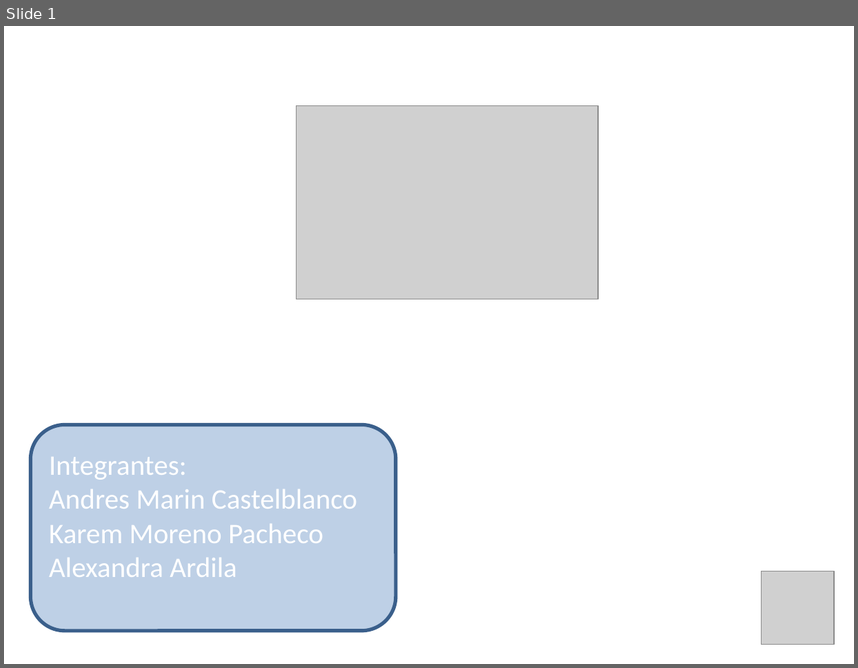
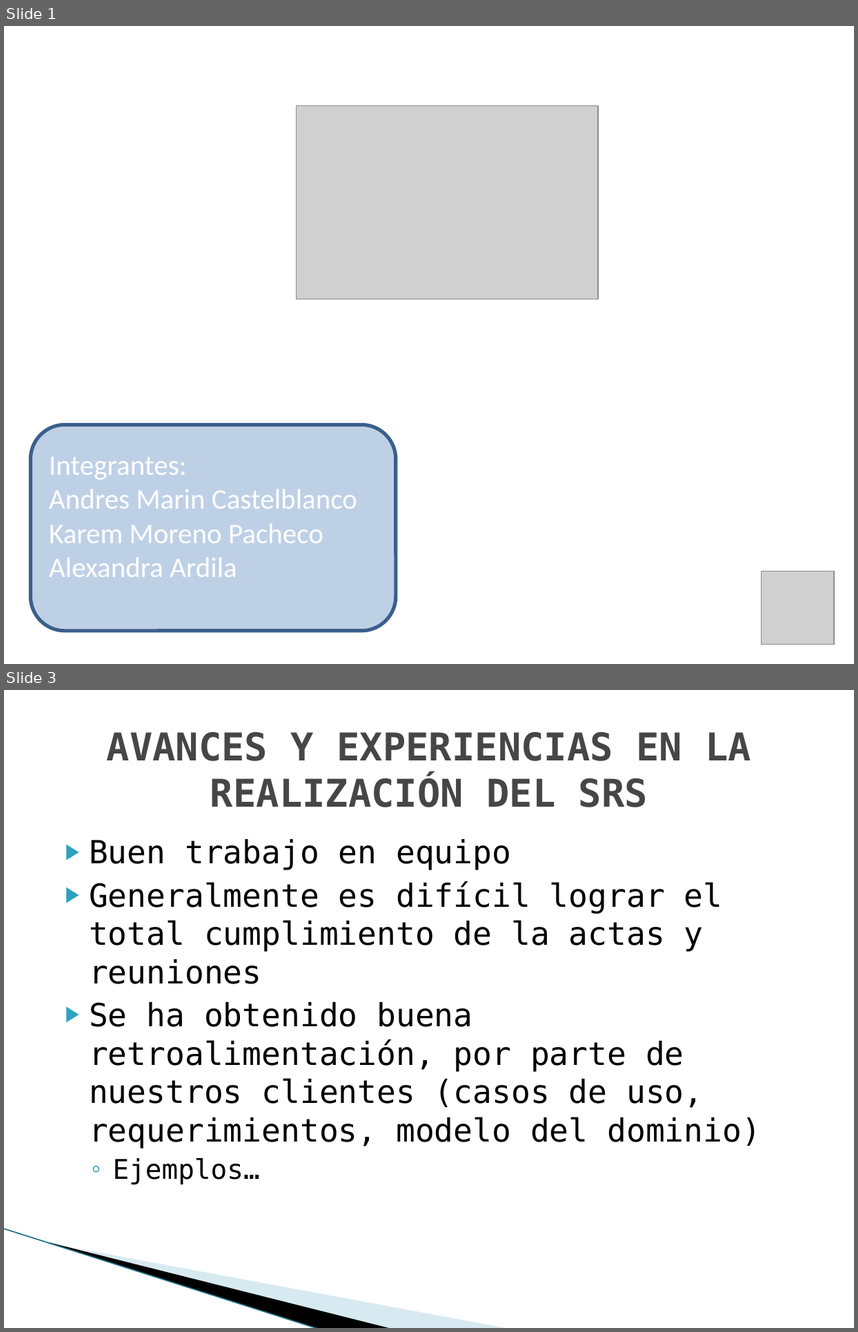
Before and after one commit to gtjemwa/ka2-proyect, a slide deck: Presentación Skysolution entrega 1.pptx. Shown one above the other, each under a label of ours: slide 1 before the commit, slides 1 and 3 after it; the slides between them are not shown. The pictures are 858x668 and 858x1332 pixels, drawn with LibreOffice and Linux fonts; fonts in the diff are those of the drawing; grey boxes stand for pictures; background and template pictures are left out. Boxes give left, top, right and bottom in pixels: in the first picture for what was removed or moved away, otherwise in the second. Text is boxed around its words. In the diff, an @@ line names an element or a change of style, - is before the commit and + after.

```diff
--- a/Presentación Skysolution entrega 1.pptx
+++ b/Presentación Skysolution entrega 1.pptx
@@ slide 3 added at <box>4,690,854,1328</box>, background #FFFFFF @@
@@ title added at <box>107,732,751,807</box>, 32.4 pt, text #464646, bold @@
+AVANCES Y EXPERIENCIAS EN LA REALIZACIÓN DEL SRS
@@ text added at <box>89,839,761,1185</box>, 27 pt, text #000000 @@
+▶ Buen trabajo en equipo
+▶ Generalmente es difícil lograr el total cumplimiento de la actas y reuniones
+▶ Se ha obtenido buena retroalimentación, por parte de nuestros clientes (casos de uso, requerimientos, modelo del dominio)
+  ◦ Ejemplos…
@@ freeform shape added at <box>70,1155,424,1290</box>, fill #A0CBDC at 40% opacity @@
@@ freeform shape added at <box>4,1228,352,1306</box>, fill #000000 @@
@@ line added from (4, 1228) to (319, 1328), #97C5D8 0.95 pt @@
```
Also in this commit, not shown: 2 slides changed, 10 other slides added, 6 slides removed, 3 other files.
